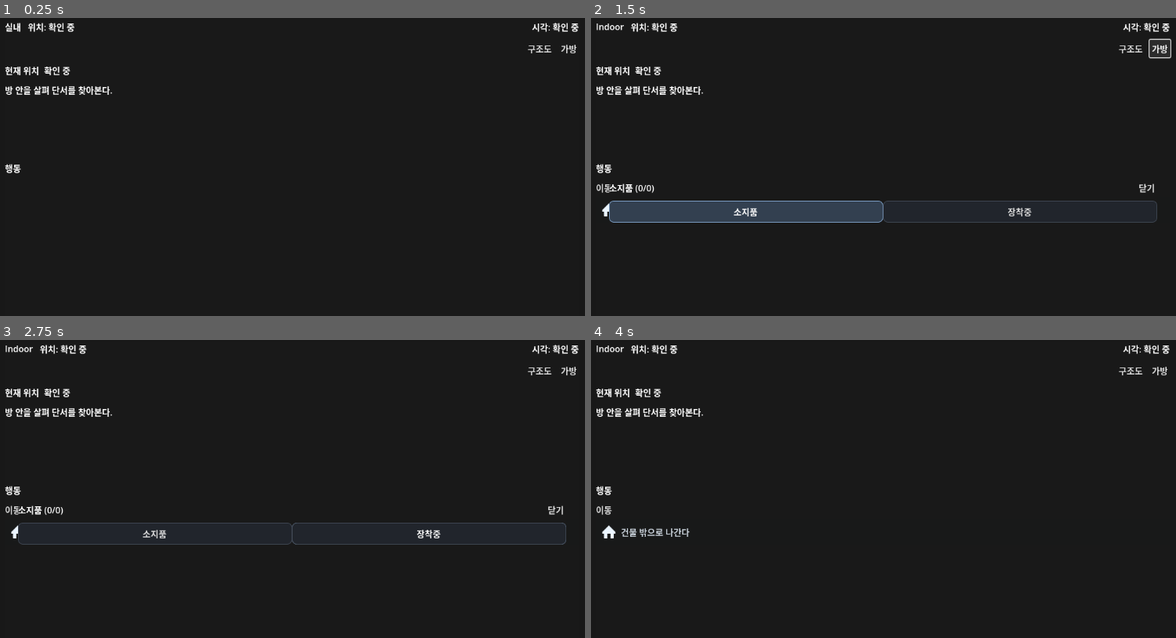
Above: before the commit, frames 1-4 (two rows, left to right).
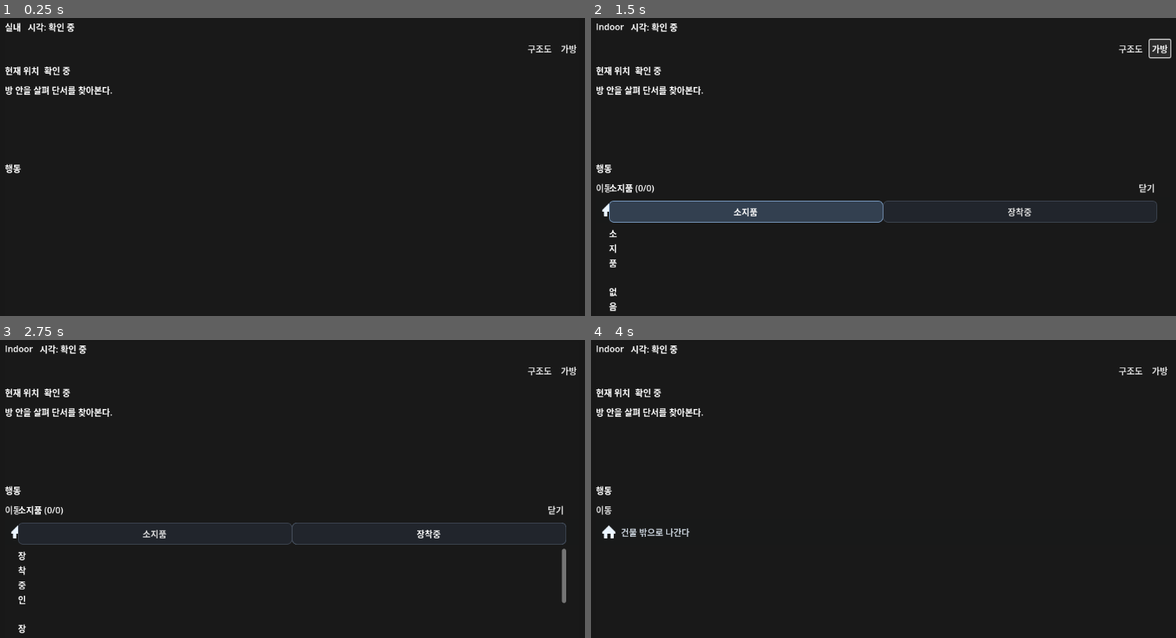
Above: after the commit, the same moments.

Repository: Pupre/apocalypse
Game: Godot game, scene res://scenes/indoor/indoor_mode.tscn
The game is run twice, just before and just after one commit, with the same random seed, the same clock (stepped at 60 frames per second) and the same inputs. This scene is started directly instead of the project's main scene.
Inputs:
- Up to frame 1 (0.25 s): no input
- Up to frame 2 (1.5 s): click "구조도" at 0.5 s; click "가방" at 1.25 s
- Up to frame 3 (2.75 s): click "건물 밖으로 나간다" at 2 s
- Up to frame 4 (4 s): click "닫기" at 2.75 s; tap Enter at 3.5 s; hold D (move_right) from 3.53 s (still down); tap E (enter_building) at 3.6 s

The runs differ from the first frame. In frame 1, 0.2% of the frame differs, in the area x 4-99%, y 1-5%; in frame 2, 0.3%; in frame 3, 0.4%, in the area x 3-99%, y 1-99%; in frame 4, 0.2%.

Commit message:
feat: implement indoor ui clarity refinement behavior

Diff:
--- a/game/scenes/indoor/indoor_mode.tscn
+++ b/game/scenes/indoor/indoor_mode.tscn
@@ -79,6 +79,7 @@
 text = "실내"
 
 [node name="LocationLabel" type="Label" parent="Panel/Layout/MainColumn/TopBar/HeaderRow"]
+visible = false
 size_flags_horizontal = 3
 text = "위치: 확인 중"
 
@@ -233,7 +234,6 @@
 theme_override_styles/pressed = SubResource("3")
 theme_override_styles/hover_pressed = SubResource("3")
 
-[node name="InventoryScroll" type="ScrollContainer" parent="BagSheet/VBox"]
 [node name="ContentRow" type="HBoxContainer" parent="BagSheet/VBox"]
 theme_override_constants/separation = 12
 
@@ -252,6 +252,7 @@
 
 [node name="ItemDetailPanel" type="PanelContainer" parent="BagSheet/VBox/ContentRow"]
 visible = false
+custom_minimum_size = Vector2(220, 0)
 size_flags_horizontal = 2
 size_flags_vertical = 3
 
--- a/game/scripts/indoor/indoor_director.gd
+++ b/game/scripts/indoor/indoor_director.gd
@@ -111,7 +111,7 @@
 			"0이 되면 체력이 계속 감소한다",
 			"음식으로 회복",
 			"hunger",
-			"%s / %s · %s" % [str(_run_state.hunger), str(_run_state.MAX_SURVIVAL_VALUE), _run_state.get_hunger_stage()]
+			"%d / %d · %s" % [int(round(_run_state.hunger)), _run_state.MAX_SURVIVAL_VALUE, _run_state.get_hunger_stage()]
 		),
 		_create_survival_chip_row(
 			"thirst",
@@ -121,7 +121,7 @@
 			"허기보다 더 빠르게 바닥난다",
 			"물과 음료로 회복",
 			"thirst",
-			"%s / %s · %s" % [str(_run_state.thirst), str(_run_state.MAX_SURVIVAL_VALUE), _run_state.get_thirst_stage()]
+			"%d / %d · %s" % [int(round(_run_state.thirst)), _run_state.MAX_SURVIVAL_VALUE, _run_state.get_thirst_stage()]
 		),
 		_create_survival_chip_row(
 			"health",
@@ -131,7 +131,7 @@
 			"부상과 위기로 줄어든다",
 			"의약품으로 회복",
 			"health",
-			"%s / %s · %s" % [str(_run_state.health), str(_run_state.MAX_SURVIVAL_VALUE), _run_state.get_health_stage()]
+			"%d / %d · %s" % [int(round(_run_state.health)), _run_state.MAX_SURVIVAL_VALUE, _run_state.get_health_stage()]
 		),
 		_create_survival_chip_row(
 			"fatigue",
@@ -141,7 +141,7 @@
 			"시간과 행동으로 쌓인다",
 			"휴식과 취침으로 회복",
 			"fatigue",
-			"%s · %s" % [str(_run_state.fatigue), _run_state.get_fatigue_stage()]
+			"%d · %s" % [int(round(_run_state.fatigue)), _run_state.get_fatigue_stage()]
 		),
 	]
 
@@ -286,7 +286,7 @@
 			"slot_id": slot_id,
 			"slot_label": _slot_label(slot_id),
 			"item_name": _item_name(equipped_item, slot_id),
-			"summary_text": "%s에 %s" % [_slot_label(slot_id), _item_name(equipped_item, slot_id)],
+			"summary_text": "%s · %s" % [_slot_label(slot_id), _item_name(equipped_item, slot_id)],
 			"state_text": "장착중",
 			"detail_text": _item_effect_text(equipped_item),
 		})
--- a/game/scripts/indoor/indoor_mode.gd
+++ b/game/scripts/indoor/indoor_mode.gd
@@ -21,6 +21,7 @@
 var _director: Node = null
 var _title_label: Label = null
 var _location_label: Label = null
+var _location_value_label: Label = null
 var _time_label: Label = null
 var _stat_chips: HBoxContainer = null
 var _inline_minimap: Control = null
@@ -49,6 +50,7 @@
 var _stat_detail_value: Label = null
 var _stat_detail_rule: Label = null
 var _stat_detail_recovery: Label = null
+var _stat_detail_close_button: Button = null
 var _selected_chip_id := ""
 var _director_connected := false
 var _buttons_bound := false
@@ -94,6 +96,8 @@
 		_carried_tab_button.pressed.connect(Callable(self, "_on_carried_tab_pressed"))
 	if _equipped_tab_button != null and not _equipped_tab_button.pressed.is_connected(Callable(self, "_on_equipped_tab_pressed")):
 		_equipped_tab_button.pressed.connect(Callable(self, "_on_equipped_tab_pressed"))
+	if _stat_detail_close_button != null and not _stat_detail_close_button.pressed.is_connected(Callable(self, "_on_stat_detail_close_pressed")):
+		_stat_detail_close_button.pressed.connect(Callable(self, "_on_stat_detail_close_pressed"))
 
 	_buttons_bound = true
 
@@ -120,12 +124,13 @@
 	if _title_label != null and _director.has_method("get_event_title"):
 		_title_label.text = _director.get_event_title()
 
+	var zone_label := ""
+	if _director.has_method("get_current_zone_label"):
+		zone_label = String(_director.get_current_zone_label())
+	if _location_value_label != null:
+		_location_value_label.text = zone_label if not zone_label.is_empty() else "확인 중"
 	if _location_label != null:
-		if _director.has_method("get_current_zone_label"):
-			var zone_label := String(_director.get_current_zone_label())
-			_location_label.text = "위치: %s" % (zone_label if not zone_label.is_empty() else "확인 중")
-		else:
-			_location_label.text = "위치: 확인 중"
+		_location_label.visible = false
 
 	if _time_label != null:
 		if _director.has_method("get_clock_label"):
@@ -575,6 +580,10 @@
 	_refresh_bag_sheet()
 
 
+func _on_stat_detail_close_pressed() -> void:
+	_clear_stat_detail_selection()
+
+
 func _close_bag_sheet() -> void:
 	if _bag_sheet != null:
 		_bag_sheet.visible = false
@@ -619,6 +628,7 @@
 	_director = get_node_or_null("Director")
 	_title_label = get_node_or_null("Panel/Layout/MainColumn/TopBar/HeaderRow/TitleLabel") as Label
 	_location_label = get_node_or_null("Panel/Layout/MainColumn/TopBar/HeaderRow/LocationLabel") as Label
+	_location_value_label = get_node_or_null("Panel/Layout/MainColumn/LocationStrip/HBox/LocationValueLabel") as Label
 	_time_label = get_node_or_null("Panel/Layout/MainColumn/TopBar/HeaderRow/TimeLabel") as Label
 	_stat_chips = get_node_or_null("Panel/Layout/MainColumn/TopBar/StatusRow/StatChips") as HBoxContainer
 	_inline_minimap = get_node_or_null("Panel/Layout/MainColumn/ContextRow/MiniMapCard/MapNodes") as Control
@@ -636,14 +646,15 @@
 	_bag_close_button = get_node_or_null("BagSheet/VBox/Header/CloseButton") as Button
 	_carried_tab_button = get_node_or_null("BagSheet/VBox/Tabs/CarriedTabButton") as Button
 	_equipped_tab_button = get_node_or_null("BagSheet/VBox/Tabs/EquippedTabButton") as Button
-	_inventory_items = get_node_or_null("BagSheet/VBox/InventoryScroll/InventoryItems") as VBoxContainer
-	_item_sheet = get_node_or_null("ItemSheet") as Control
-	_item_sheet_title = get_node_or_null("ItemSheet/VBox/ItemNameLabel") as Label
-	_item_sheet_description = get_node_or_null("ItemSheet/VBox/ItemDescriptionLabel") as Label
-	_item_sheet_effect = get_node_or_null("ItemSheet/VBox/ItemEffectLabel") as Label
-	_item_sheet_actions = get_node_or_null("ItemSheet/VBox/ActionButtons") as HBoxContainer
+	_inventory_items = get_node_or_null("BagSheet/VBox/ContentRow/InventoryColumn/InventoryScroll/InventoryItems") as VBoxContainer
+	_item_sheet = get_node_or_null("BagSheet/VBox/ContentRow/ItemDetailPanel") as Control
+	_item_sheet_title = get_node_or_null("BagSheet/VBox/ContentRow/ItemDetailPanel/VBox/ItemNameLabel") as Label
+	_item_sheet_description = get_node_or_null("BagSheet/VBox/ContentRow/ItemDetailPanel/VBox/ItemDescriptionLabel") as Label
+	_item_sheet_effect = get_node_or_null("BagSheet/VBox/ContentRow/ItemDetailPanel/VBox/ItemEffectLabel") as Label
+	_item_sheet_actions = get_node_or_null("BagSheet/VBox/ContentRow/ItemDetailPanel/VBox/ActionButtons") as HBoxContainer
 	_stat_detail_sheet = get_node_or_null("StatDetailSheet") as Control
-	_stat_detail_title = get_node_or_null("StatDetailSheet/VBox/TitleLabel") as Label
+	_stat_detail_title = get_node_or_null("StatDetailSheet/VBox/Header/TitleLabel") as Label
+	_stat_detail_close_button = get_node_or_null("StatDetailSheet/VBox/Header/CloseButton") as Button
 	_stat_detail_value = get_node_or_null("StatDetailSheet/VBox/ValueLabel") as Label
 	_stat_detail_rule = get_node_or_null("StatDetailSheet/VBox/RuleLabel") as Label
 	_stat_detail_recovery = get_node_or_null("StatDetailSheet/VBox/RecoveryLabel") as Label
--- a/game/tests/unit/test_indoor_mode.gd
+++ b/game/tests/unit/test_indoor_mode.gd
@@ -95,16 +95,6 @@
 	if not assert_true(exit_button == null, "Indoor mode should no longer expose a global ExitButton."):
 		indoor_mode.free()
 		return
-
-	var location_label := _find_descendant_by_name_and_type(top_bar, "LocationLabel", "Label") as Label
-	if not assert_true(location_label != null, "Indoor mode should expose a LocationLabel."):
-		indoor_mode.free()
-		return
-	assert_eq(
-		location_label.text,
-		"위치: 정문 진입부",
-		"Indoor mode should show the mart entry zone label after configure."
-	)
 
 	var time_label := _find_descendant_by_name_and_type(top_bar, "TimeLabel", "Label") as Label
 	if not assert_true(time_label != null, "Indoor mode should expose a TimeLabel for the shared clock."):
@@ -431,11 +421,7 @@
 	)
 	carried_tab_button.emit_signal("pressed")
 	await process_frame
-	var item_sheet := _find_descendant_by_name_and_type(indoor_mode, "ItemSheet", "Control") as Control
-	if not assert_true(item_sheet != null, "Indoor mode should expose a bottom item sheet."):
-		indoor_mode.free()
-		return
-	assert_true(not item_sheet.visible, "Indoor mode should keep the item sheet hidden until an inventory item is selected.")
+	assert_true(not item_detail_panel.visible, "Indoor mode should keep the bag detail panel hidden until an inventory item is selected.")
 
 	if not assert_true(director != null and director.has_method("apply_action"), "Indoor mode should expose its Director node."):
 		indoor_mode.free()
@@ -446,9 +432,9 @@
 		"Director should allow moving to the checkout zone from the entry zone."
 	)
 	assert_eq(
-		location_label.text,
-		"위치: 계산대",
-		"Indoor mode should refresh the location label after the director changes zone."
+		location_value.text,
+		"계산대",
+		"Indoor mode should refresh the location strip after the director changes zone."
 	)
 	assert_eq(
 		summary_label.text,
@@ -560,11 +546,11 @@
 		return
 	energy_bar_button.emit_signal("pressed")
 	await process_frame
-	assert_true(item_sheet.visible, "Selecting an inventory item should open the bottom item sheet.")
-	var item_sheet_title := _find_descendant_by_name_and_type(item_sheet, "ItemNameLabel", "Label") as Label
-	var item_sheet_description := _find_descendant_by_name_and_type(item_sheet, "ItemDescriptionLabel", "Label") as Label
-	var item_sheet_effect := _find_descendant_by_name_and_type(item_sheet, "ItemEffectLabel", "Label") as Label
-	var item_sheet_actions := _find_descendant_by_name_and_type(item_sheet, "ActionButtons", "HBoxContainer") as HBoxContainer
+	assert_true(item_detail_panel.visible, "Selecting an inventory item should open the in-bag detail panel.")
+	var item_sheet_title := _find_descendant_by_name_and_type(item_detail_panel, "ItemNameLabel", "Label") as Label
+	var item_sheet_description := _find_descendant_by_name_and_type(item_detail_panel, "ItemDescriptionLabel", "Label") as Label
+	var item_sheet_effect := _find_descendant_by_name_and_type(item_detail_panel, "ItemEffectLabel", "Label") as Label
+	var item_sheet_actions := _find_descendant_by_name_and_type(item_detail_panel, "ActionButtons", "HBoxContainer") as HBoxContainer
 	if not assert_true(item_sheet_title != null and item_sheet_description != null and item_sheet_effect != null and item_sheet_actions != null, "Indoor item sheet should expose detail labels and action buttons."):
 		indoor_mode.free()
 		return
@@ -601,7 +587,7 @@
 		result_label.text.find("먹었다") != -1,
 		"Eating an item should leave readable feedback."
 	)
-	assert_true(not item_sheet.visible, "Resolving an item-sheet action should close the bottom sheet.")
+	assert_true(not item_detail_panel.visible, "Resolving an item-sheet action should close the in-bag detail panel.")
 
 	var move_entrance_button := _find_button_by_text(action_buttons, "정문 진입부로 이동한다 (10분)")
 	if not assert_true(move_entrance_button != null, "Indoor mode should expose a return action back to the entrance."):
